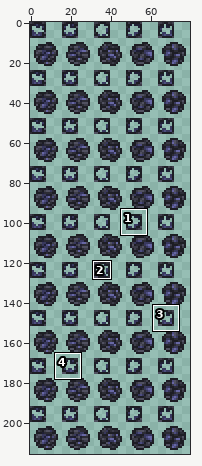
Sprite sheet -- tiles/materials/lightlessrock.png. The picture above shows the old version from afar; the outline marks the close-up.
Close-up. First the earlier version:
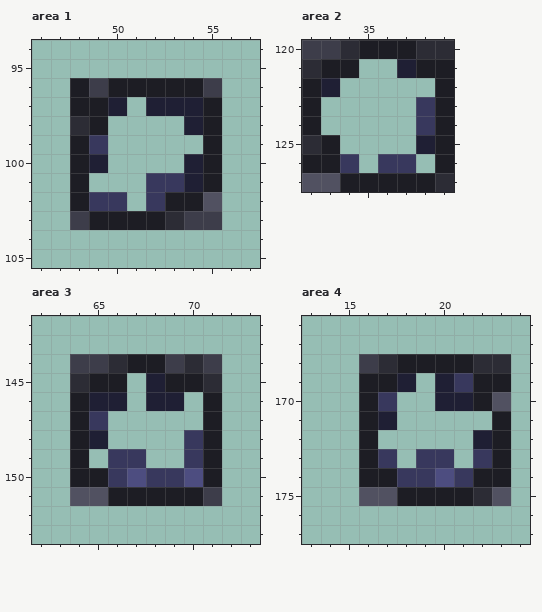
The file is 80x216 pixels. Colours within 5 levels of each other are drawn and written as one. Shown: area 1: x 46..57, y 94..105; area 2: x 32..39, y 120..127; area 3: x 62..73, y 142..153; area 4: x 13..24, y 166..177. The commit also changed other parts of the picture, which this record leaves out.
New version:
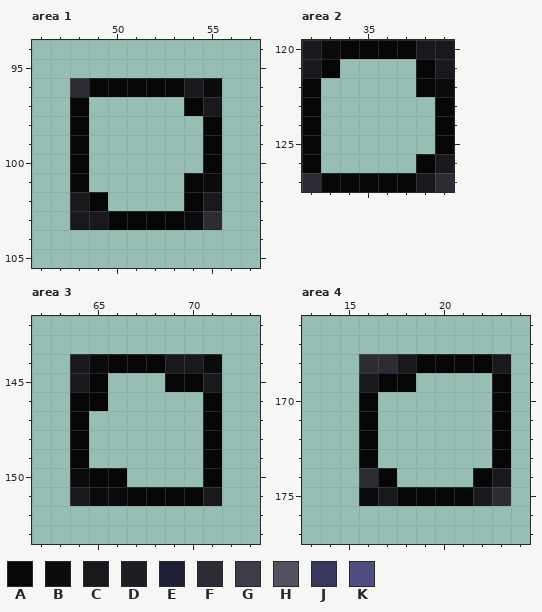
Palette (. is transparent): A #060607  B #0b0a0d  C #18181d  D #1d1d24  E #1f1f34  F #2c2c35  G #3d3d4a  H #515161  J #38385d  K #4d4d80
Changes in this commit:
Changed rows in their new state; - is an unchanged pixel.
Area 1:
first column x 48:
 96 FAAAAACB
 97 A..-..AC
 98 A.----.A
 99 A.-----A
100 A.----.A
101 A---..AB
102 CA.-..AC
103 CCAAAABF
Area 2:
first column x 32:
120 CBAAAACC
121 CA.--.AC
122 A.----AB
123 A-----.A
124 A-----.A
125 A.----.A
126 A..-..AC
127 FAAAAAC-
Area 3:
first column x 64:
144 CBAAACCB
145 CA.-.AAC
146 AA.-..-A
147 A.-----A
148 A.----.A
149 A-..--.A
150 BAA....A
151 CBBAAAAC
Area 4:
first column x 16:
168 F-CAAAAC
169 CAA-...A
170 A.--...A
171 A.-----A
172 A-----.A
173 A.-..-.A
174 FA....AC
175 BCAAAACF
